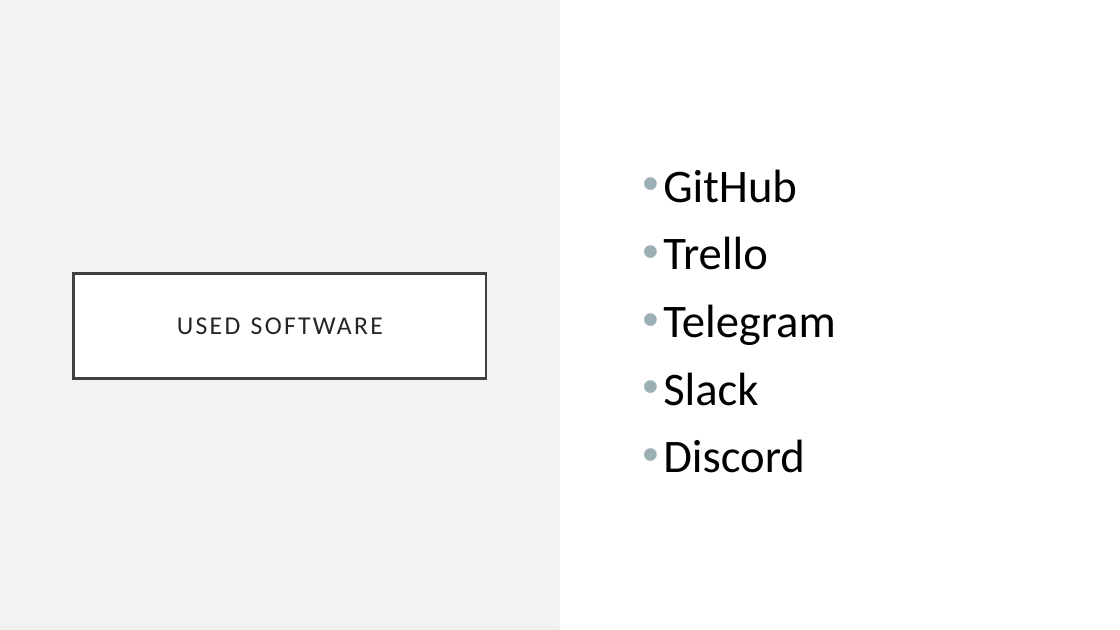
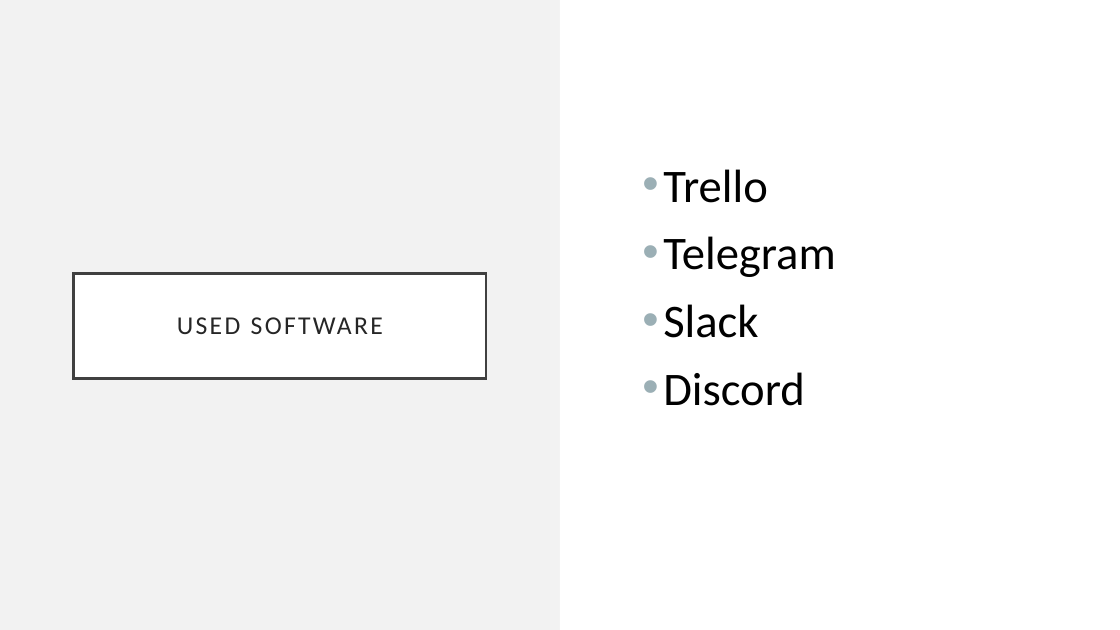
Before and after one commit to gdesimone97/unisa-life, a slide deck: slide 9 of PRESENTAZIONE FINALE2.pptx. Drawn at 1120x630 pixels with LibreOffice and Linux fonts; fonts in the diff are those of the drawing. Boxes give left, top, right and bottom in pixels: in the first picture for what was removed or moved away, otherwise in the second. Text is boxed around its words. In the diff, an @@ line names an element or a change of style, - is before the commit and + after.

```diff
--- a/PRESENTAZIONE FINALE2.pptx
+++ b/PRESENTAZIONE FINALE2.pptx
@@ text at bbox=[663, 169, 797, 203]: paragraph removed @@
-• GitHub
```
Also in this commit, not shown: 1 other slide changed.
